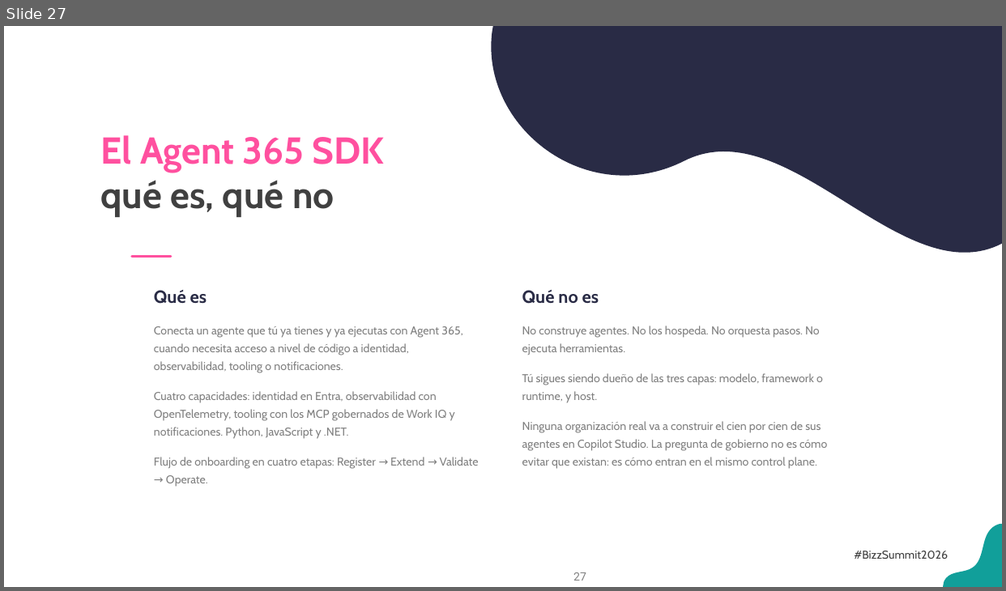
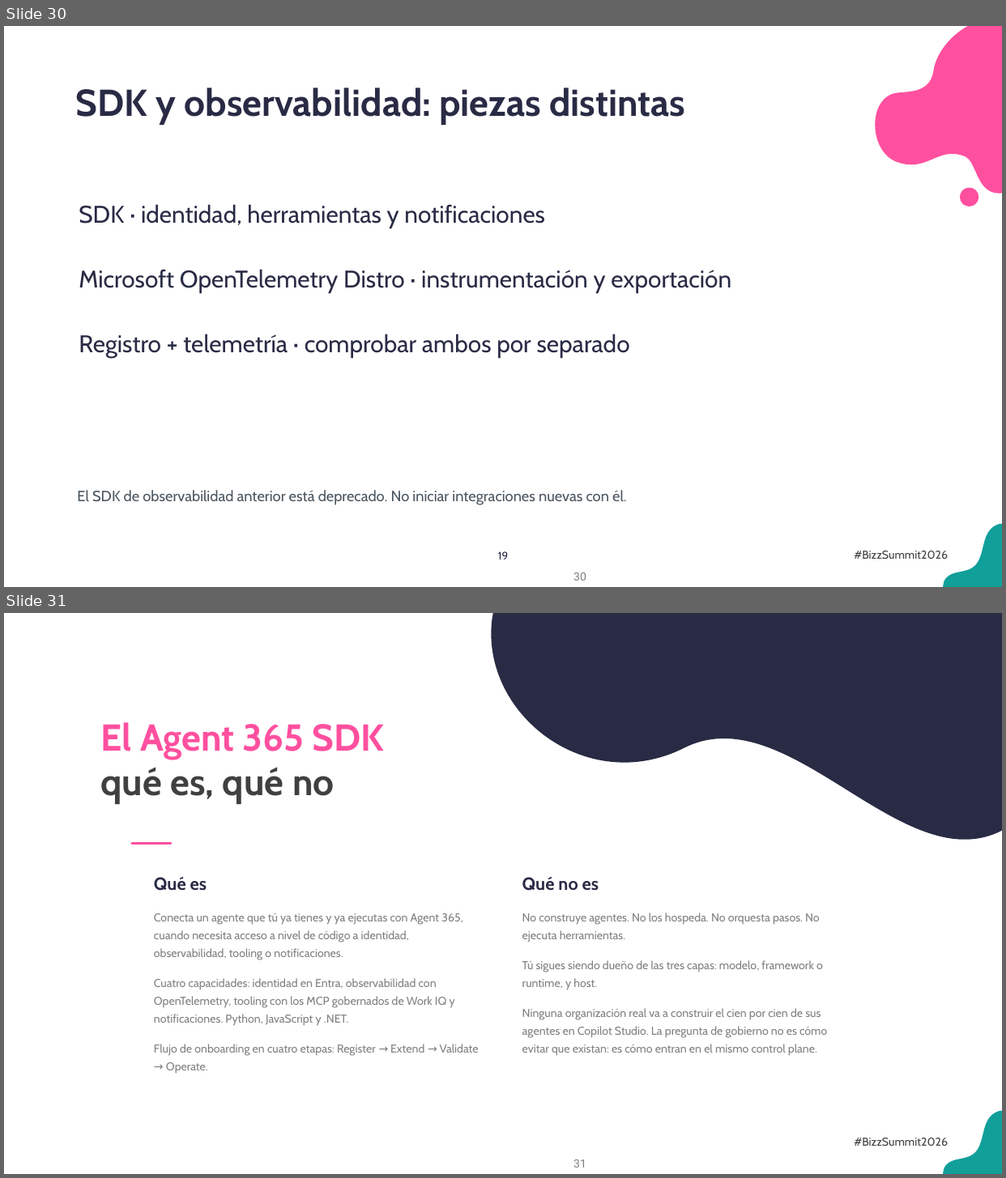
Before and after one commit to antoniosql/materiales-sesiones, a slide deck: BizzSummit/2026/01_trabajo/BizzSummit2026_De_la_jungla_al_control_plane.pptx. Shown one above the other, each under a label of ours: slide 27 before the commit, slides 30 and 31 after it. The pictures are 1006x591 and 1006x1178 pixels, drawn with LibreOffice and Linux fonts; fonts in the diff are those of the drawing; background and template pictures are left out. Boxes give left, top, right and bottom in pixels: in the first picture for what was removed or moved away, otherwise in the second. Text is boxed around its words. In the diff, an @@ line names an element or a change of style, - is before the commit and + after.

```diff
--- a/BizzSummit/2026/01_trabajo/BizzSummit2026_De_la_jungla_al_control_plane.pptx
+++ b/BizzSummit/2026/01_trabajo/BizzSummit2026_De_la_jungla_al_control_plane.pptx
@@ slide 30 added at <box>4,26,1002,587</box>, background #FFFFFF; not listed: 3 template elements that a slide beside it also shows @@
@@ freeform shape added at <box>876,26,1002,192</box>, fill #FF509F @@
@@ text added at <box>76,88,685,125</box>, 36 pt, text #292B45, bold @@
+SDK y observabilidad: piezas distintas
@@ freeform shape added at <box>960,188,978,207</box>, fill #FF509F @@
@@ text added at <box>79,204,545,228</box>, 23.2 pt, text #292B45 @@
+SDK · identidad, herramientas y notificaciones
@@ text added at <box>79,269,731,293</box>, 23.2 pt, text #292B45 @@
+Microsoft OpenTelemetry Distro · instrumentación y exportación
@@ text added at <box>79,334,630,358</box>, 23.2 pt, text #292B45 @@
+Registro + telemetría · comprobar ambos por separado
@@ text added at <box>77,490,626,505</box>, 14.2 pt, text #4A5560 @@
+El SDK de observabilidad anterior está deprecado. No iniciar integraciones nuevas con él.
@@ text added at <box>498,552,508,560</box>, 10.5 pt, text #292B45 @@
+19
@@ what was slide 27 is now slide 31 @@
@@ page number at <box>573,1160,586,1168</box>: text changed @@
-27
+31
```
Also in this commit, not shown: 1 slide changed, 8 other slides added, 27 other files.
